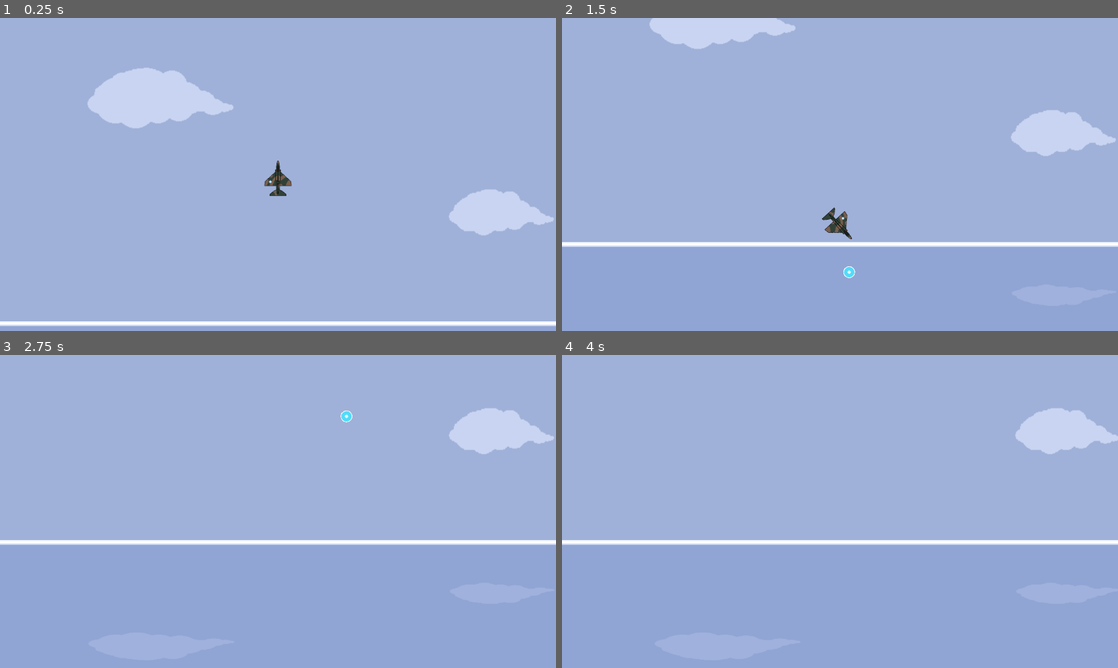
Above: before the commit, frames 1-4 (two rows, left to right).
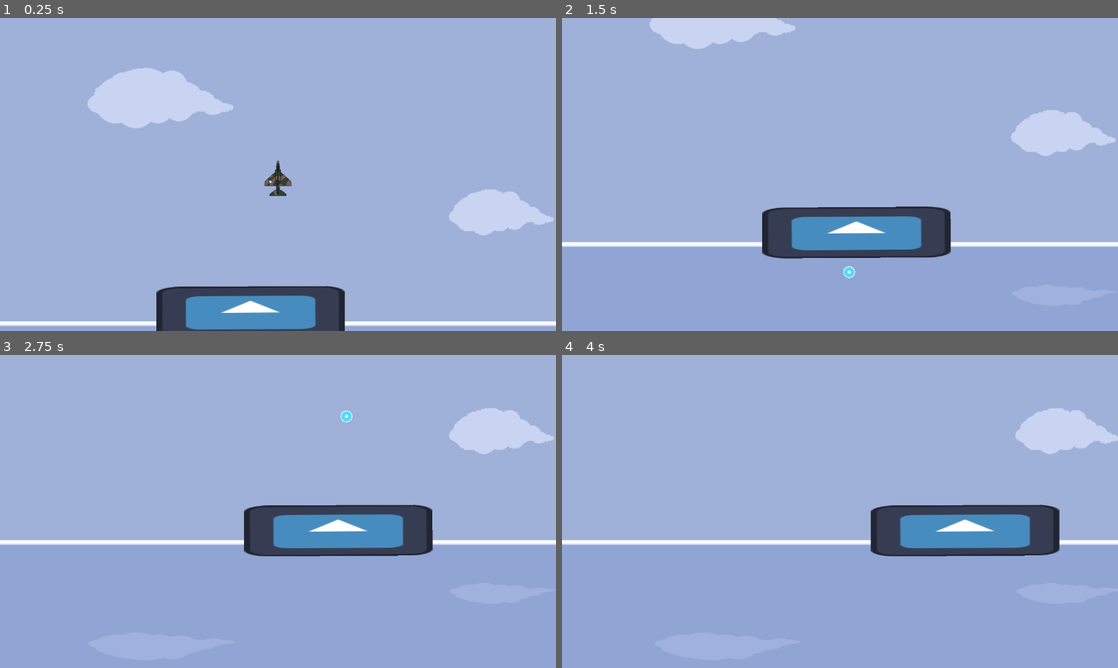
Above: after the commit, the same moments.

Repository: NicolasLaure/AceStrider
Game: Godot game, scene res://Scenes/nacho_test_scene.tscn
The game is run twice, just before and just after one commit, with the same random seed, the same clock (stepped at 60 frames per second) and the same inputs. Before the commit the project starts from res://Scenes/nico_test_scene.tscn. The engine's default icon, where the game draws it, is replaced by a stand-in: a white triangle on a blue panel in a dark square.
Inputs:
- Up to frame 1 (0.25 s): no input
- Up to frame 2 (1.5 s): hold D 0.53-1.28 s; tap Space (Shoot) at 0.6, 1.35 s; hold A from 1.28 s (still down)
- Up to frame 3 (2.75 s): release A at 2.03 s; hold D from 2.03 s (still down); tap Space (Shoot) at 2.1 s
- Up to frame 4 (4 s): release D at 2.78 s; hold W (Thrust) 2.78-3.53 s; tap Space (Shoot) at 2.85, 3.6 s; hold A from 3.53 s (still down)

The runs differ from the first frame. In frame 1, 4.8% of the frame differs, in the area x 28-62%, y 85-100%; in frame 2, 5.5%; in frame 3, 5.5%; in frame 4, 5.5%, in the area x 55-90%, y 47-65%.

Commit message:
Create big ship

Diff:
--- a/Scenes/nacho_test_scene.tscn
+++ b/Scenes/nacho_test_scene.tscn
@@ -1,60 +1,78 @@
-[gd_scene load_steps=9 format=3 uid="uid://cq6yb8xcg4hml"]
+[gd_scene load_steps=12 format=3 uid="uid://cq6yb8xcg4hml"]
 
 [ext_resource type="Texture2D" uid="uid://d1r2yhttathlu" path="res://Sprites/AcestriderSea.png" id="1_6jcr5"]
+[ext_resource type="Script" path="res://Scenes/PlayerController.gd" id="1_12msa"]
+[ext_resource type="Texture2D" uid="uid://w4nahi4v00vy" path="res://Sprites/A4SkyHawkt.png" id="2_j5swp"]
 [ext_resource type="Texture2D" uid="uid://bgg0diocuh5qk" path="res://Sprites/AcestriderSkyReflection.png" id="2_vtwbv"]
 [ext_resource type="Texture2D" uid="uid://c2ixhvbdssd0y" path="res://Sprites/AcestriderSky.png" id="3_lj7cc"]
 [ext_resource type="Texture2D" uid="uid://cexrigwvmbwqj" path="res://Sprites/AcestriderSkyClouds.png" id="4_o4kv8"]
 [ext_resource type="Texture2D" uid="uid://cu52f7avasay" path="res://Sprites/AcestriderSkyLimit.png" id="5_xlkmw"]
 [ext_resource type="Texture2D" uid="uid://bjr0u8jj8p0k2" path="res://icon.svg" id="6_jn2fw"]
 
-[sub_resource type="GDScript" id="GDScript_o8bfl"]
-script/source = "
+[sub_resource type="CapsuleShape2D" id="CapsuleShape2D_gl8v1"]
+
+[sub_resource type="GDScript" id="GDScript_gibry"]
+script/source = "extends CharacterBody2D
+
+const SPEED = 50.0
+var dir:Vector2
+var isMovingRight:bool
+var timer:float
+var movingCooldown:float = 0
+
+func _physics_process(delta):
+	if (timer >= movingCooldown):
+		movingCooldown = randf_range(10, 40)
+		timer = 0
+		if (isMovingRight):
+			isMovingRight = false
+		else:
+			isMovingRight = true
+	else:
+		timer += delta
+
+	if (isMovingRight):
+		dir.x = 1
+	else:
+		dir.x = -1
+
+	translate(dir * SPEED * delta)
+	pass
+
 "
 
-[sub_resource type="CapsuleShape2D" id="CapsuleShape2D_gl8v1"]
+[sub_resource type="RectangleShape2D" id="RectangleShape2D_svkj1"]
+size = Vector2(271.375, 72.5)
 
 [node name="LevelScene" type="Node2D"]
 position = Vector2(1, 0)
 
-[node name="Background" type="Node" parent="."]
-
-[node name="Sea" type="Sprite2D" parent="Background"]
-position = Vector2(0, 540)
-texture = ExtResource("1_6jcr5")
-
-[node name="Sky" type="Node" parent="Background"]
-
-[node name="Reflection" type="Sprite2D" parent="Background/Sky"]
-modulate = Color(1, 1, 1, 0.266667)
-z_index = 1
-position = Vector2(0, 541.25)
-scale = Vector2(1, 0.433)
-texture = ExtResource("2_vtwbv")
-flip_v = true
-
-[node name="Sky" type="Sprite2D" parent="Background/Sky"]
-z_index = -3
-texture = ExtResource("3_lj7cc")
-
-[node name="Clouds" type="Sprite2D" parent="Background/Sky/Sky"]
+[node name="Player" type="CharacterBody2D" parent="."]
 z_index = -2
 z_as_relative = false
-texture = ExtResource("4_o4kv8")
-
-[node name="Limit" type="Sprite2D" parent="Background/Sky/Sky"]
-z_index = -4
-position = Vector2(0, -320)
-texture = ExtResource("5_xlkmw")
-
-[node name="Player" type="RigidBody2D" parent="."]
-script = SubResource("GDScript_o8bfl")
+position = Vector2(1075, 540)
+slide_on_ceiling = false
+floor_stop_on_slope = false
+script = ExtResource("1_12msa")
+speed = 500.0
+friction = 50.0
+recoil = 25.0
+maxSpeed = 500.0
+gravity = 150.0
+rotation_speed = 250.0
 
 [node name="Camera2D" type="Camera2D" parent="Player"]
-limit_top = -680
-limit_bottom = 600
+zoom = Vector2(1.6, 1.6)
+limit_top = -361
+limit_bottom = 935
 limit_smoothed = true
 position_smoothing_enabled = true
-drag_horizontal_enabled = true
+position_smoothing_speed = 10.0
+drag_vertical_enabled = true
+drag_left_margin = 0.14
+drag_top_margin = 0.25
+drag_right_margin = 0.14
+drag_bottom_margin = 0.25
 editor_draw_limits = true
 editor_draw_drag_margin = true
 
@@ -63,28 +81,82 @@
 shape = SubResource("CapsuleShape2D_gl8v1")
 
 [node name="Sprite2D" type="Sprite2D" parent="Player"]
+scale = Vector2(0.5, 0.5)
+texture = ExtResource("2_j5swp")
+
+[node name="Marker2D" type="Marker2D" parent="Player"]
+position = Vector2(0, -34)
+gizmo_extents = 14.9
+
+[node name="ParallaxBackground" type="ParallaxBackground" parent="."]
+
+[node name="BackGround" type="ParallaxLayer" parent="ParallaxBackground"]
+z_as_relative = false
+motion_scale = Vector2(0.2, 1)
+motion_mirroring = Vector2(1920, 0)
+
+[node name="Sea" type="Sprite2D" parent="ParallaxBackground/BackGround"]
+z_as_relative = false
+texture_repeat = 2
+position = Vector2(0, 751)
+texture = ExtResource("1_6jcr5")
+centered = false
+region_rect = Rect2(0, 0, 12288, 330)
+
+[node name="Reflection" type="Sprite2D" parent="ParallaxBackground/BackGround"]
+modulate = Color(1, 1, 1, 0.258824)
+z_as_relative = false
+texture_repeat = 2
+position = Vector2(0, 751)
+scale = Vector2(1, 0.463855)
+texture = ExtResource("2_vtwbv")
+centered = false
+flip_v = true
+region_rect = Rect2(0, 0, 12288, 759)
+
+[node name="Sky" type="Sprite2D" parent="ParallaxBackground/BackGround"]
+z_index = -3
+z_as_relative = false
+texture_repeat = 2
+position = Vector2(-1, 12.5)
+texture = ExtResource("3_lj7cc")
+centered = false
+region_rect = Rect2(0, 0, 12288, 640)
+
+[node name="UpperLimit" type="Sprite2D" parent="ParallaxBackground/BackGround"]
 z_index = -1
 z_as_relative = false
-scale = Vector2(0.2, 0.2)
+texture_repeat = 2
+position = Vector2(-0.500214, -372)
+texture = ExtResource("5_xlkmw")
+centered = false
+region_enabled = true
+region_rect = Rect2(0, 0, 1920, 400)
+
+[node name="ForeGround" type="ParallaxLayer" parent="ParallaxBackground"]
+z_as_relative = false
+motion_scale = Vector2(0.3, 1)
+motion_mirroring = Vector2(1920, 0)
+
+[node name="Clouds" type="Sprite2D" parent="ParallaxBackground/ForeGround"]
+z_index = -3
+z_as_relative = false
+texture_repeat = 2
+position = Vector2(0, 12.5)
+texture = ExtResource("4_o4kv8")
+centered = false
+region_rect = Rect2(0, 0, 12288, 758)
+
+[node name="Big Ship" type="CharacterBody2D" parent="."]
+script = SubResource("GDScript_gibry")
+
+[node name="Sprite2D" type="Sprite2D" parent="Big Ship"]
+position = Vector2(1023.1, 737.417)
+rotation = -0.00558264
+scale = Vector2(2.11719, 0.570313)
 texture = ExtResource("6_jn2fw")
 
-[node name="CharacterBody2D" type="CharacterBody2D" parent="."]
-
-[node name="Camera2D" type="Camera2D" parent="CharacterBody2D"]
-limit_top = -680
-limit_bottom = 600
-limit_smoothed = true
-position_smoothing_enabled = true
-drag_horizontal_enabled = true
-editor_draw_limits = true
-editor_draw_drag_margin = true
-
-[node name="CollisionShape2D" type="CollisionShape2D" parent="CharacterBody2D"]
-scale = Vector2(0.8, 1.2)
-shape = SubResource("CapsuleShape2D_gl8v1")
-
-[node name="Sprite2D" type="Sprite2D" parent="CharacterBody2D"]
-z_index = -1
-z_as_relative = false
-scale = Vector2(0.2, 0.2)
-texture = ExtResource("6_jn2fw")
+[node name="CollisionShape2D" type="CollisionShape2D" parent="Big Ship"]
+position = Vector2(1023.1, 737.417)
+rotation = -0.00558264
+shape = SubResource("RectangleShape2D_svkj1")
--- a/project.godot
+++ b/project.godot
@@ -11,7 +11,7 @@
 [application]
 
 config/name="Acestrider"
-run/main_scene="res://Scenes/nico_test_scene.tscn"
+run/main_scene="res://Scenes/nacho_test_scene.tscn"
 config/features=PackedStringArray("4.0", "GL Compatibility")
 config/icon="res://icon.svg"
 
